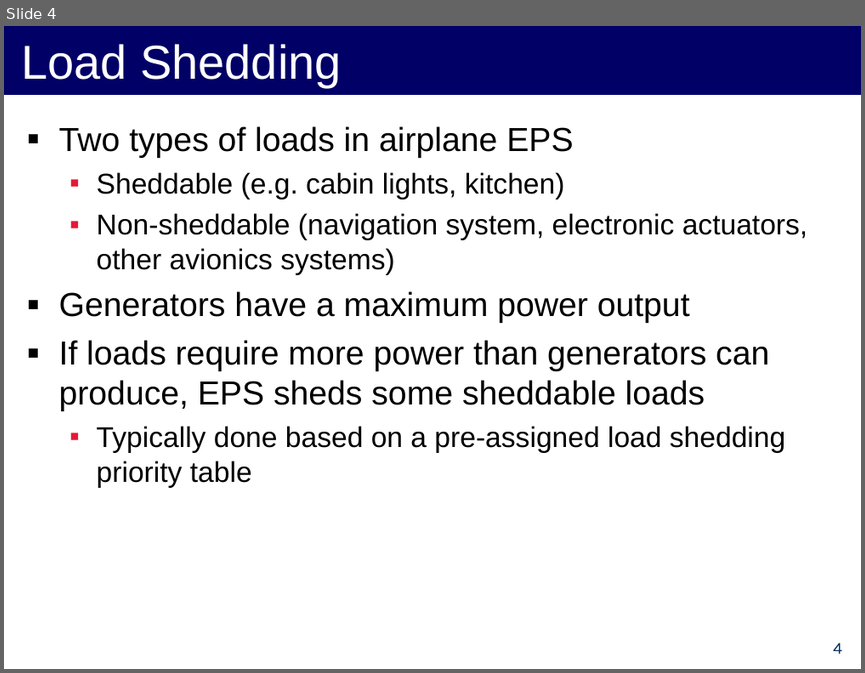
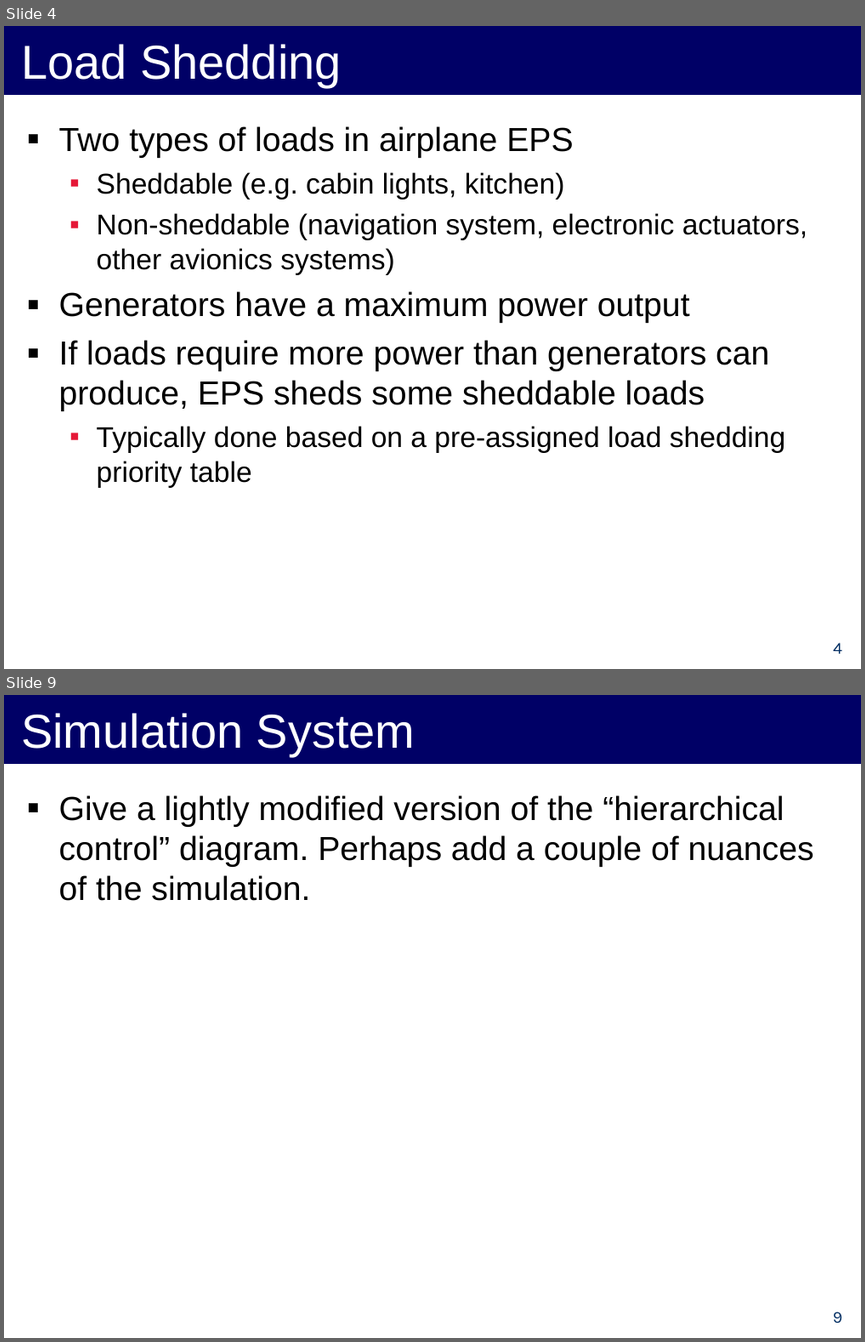
Before and after one commit to forresti/optimal_load_management, a slide deck: project/12-3-12_Presentation.ppt. Shown one above the other, each under a label of ours: slide 4 before the commit, slides 4 and 9 after it; the slides between them are not shown. The pictures are 865x673 and 865x1342 pixels, drawn with LibreOffice and Linux fonts; fonts in the diff are those of the drawing. Boxes give left, top, right and bottom in pixels: in the first picture for what was removed or moved away, otherwise in the second. Text is boxed around its words. In the diff, an @@ line names an element or a change of style, - is before the commit and + after.

```diff
--- a/project/12-3-12_Presentation.ppt
+++ b/project/12-3-12_Presentation.ppt
@@ slide 9 added at <box>4,695,861,1338</box>, background #FFFFFF @@
@@ title added at <box>4,695,861,764</box>, fill #000066, 40 pt, text #FFFFFF @@
+Simulation System
@@ text added at <box>59,795,814,901</box>, 28 pt, text #000000 @@
+▪ Give a lightly modified version of the “hierarchical control” diagram. Perhaps add a couple of nuances of the simulation.
@@ page number added at <box>833,1311,842,1323</box>, 14 pt, text #002D62 @@
+9
```
Also in this commit, not shown: 1 slide changed, 10 other slides added.
